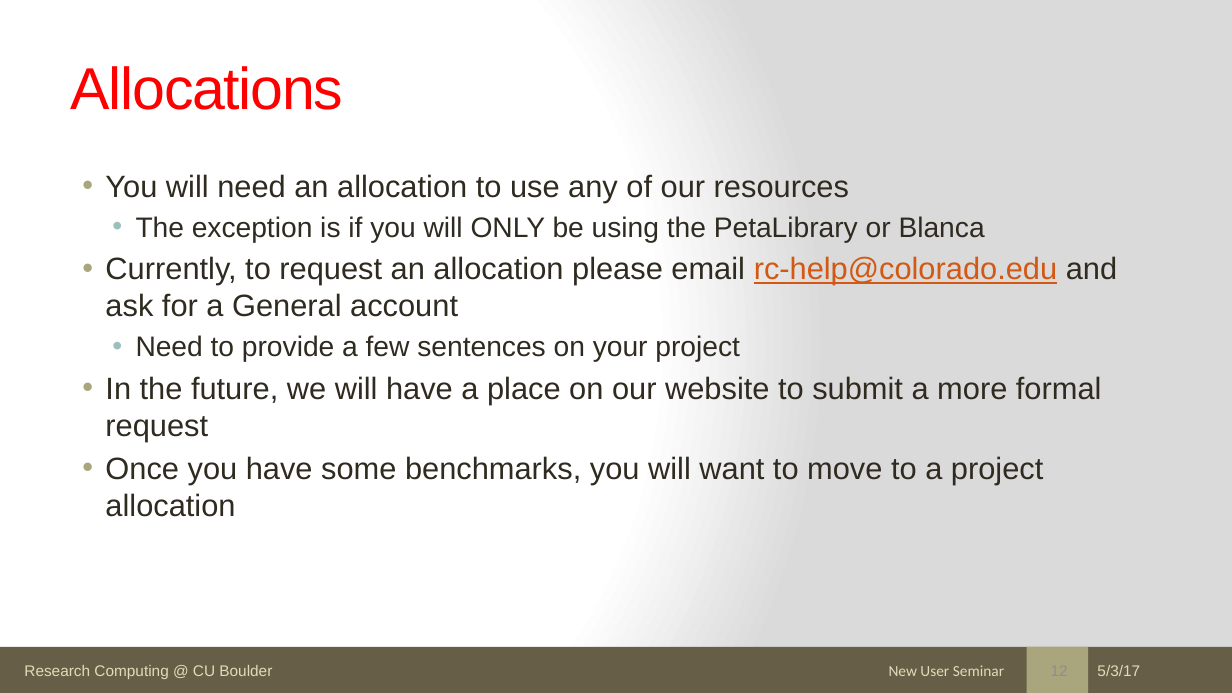
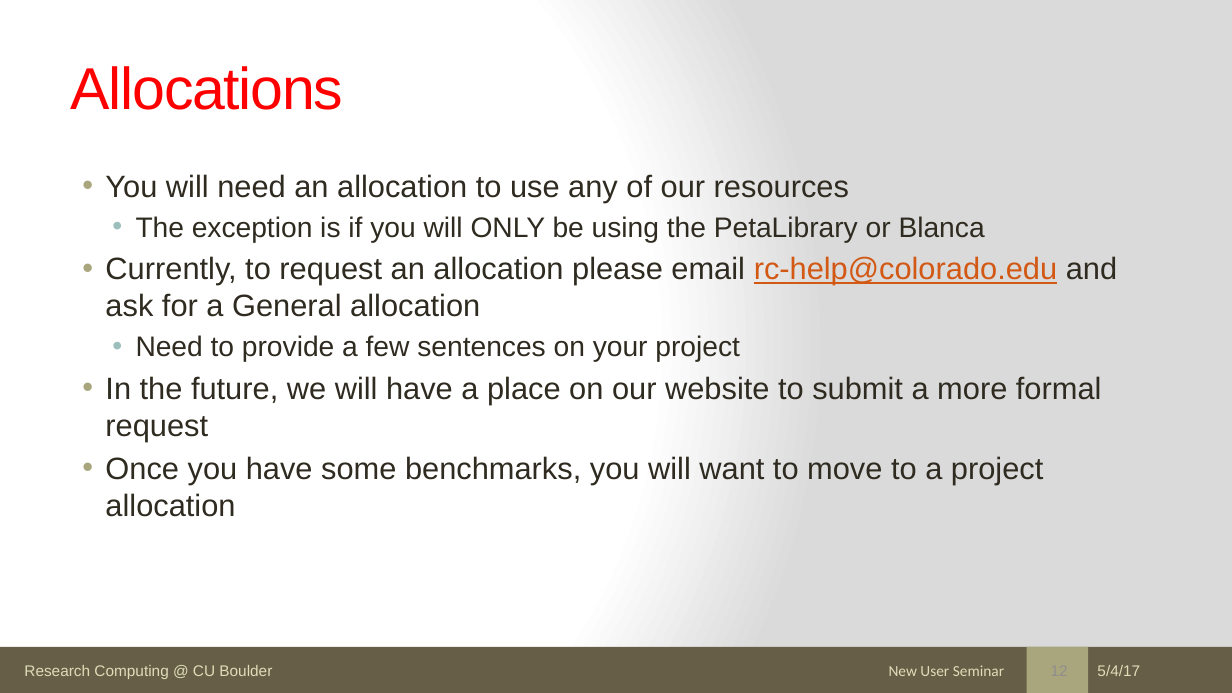
Before and after one commit to ResearchComputing/New_User_Seminar, a slide deck: slide 12 of rc_new_user_seminar_2017.pptx. Drawn at 1232x693 pixels with LibreOffice and Linux fonts; fonts in the diff are those of the drawing. Boxes give left, top, right and bottom in pixels: in the first picture for what was removed or moved away, otherwise in the second. Text is boxed around its words. In the diff, an @@ line names an element or a change of style, - is before the commit and + after.

```diff
--- a/rc_new_user_seminar_2017.pptx
+++ b/rc_new_user_seminar_2017.pptx
@@ text at bbox=[105, 256, 1117, 317]: text changed @@
-• Currently, to request an allocation please email rc-help@colorado.edu and ask for a General account
+• Currently, to request an allocation please email rc-help@colorado.edu and ask for a General allocation
@@ text at bbox=[1097, 665, 1140, 676]: text changed @@
-5/3/17
+5/4/17
```
Also in this commit, not shown: 55 other slides changed, 2 slides removed, 1 other file.
